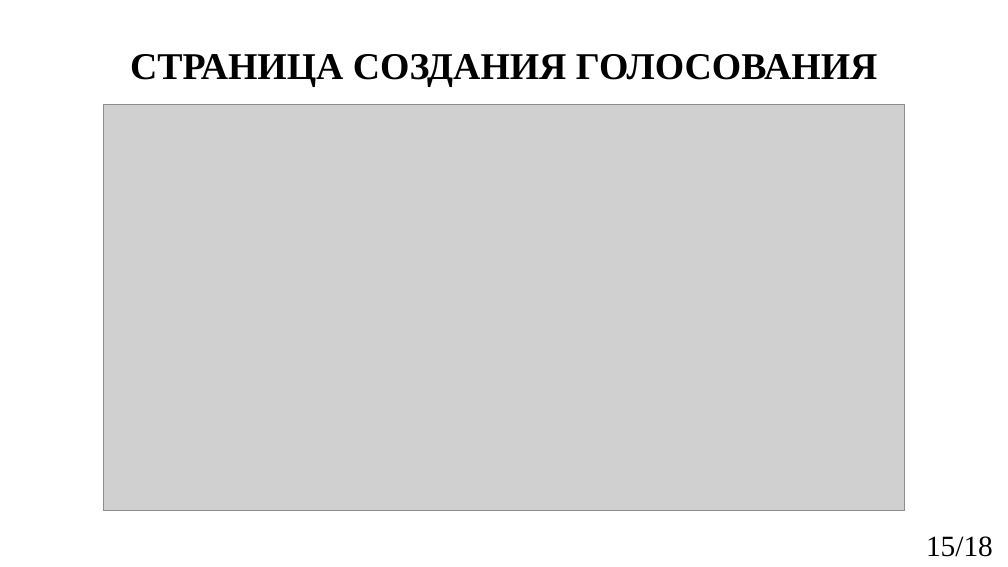
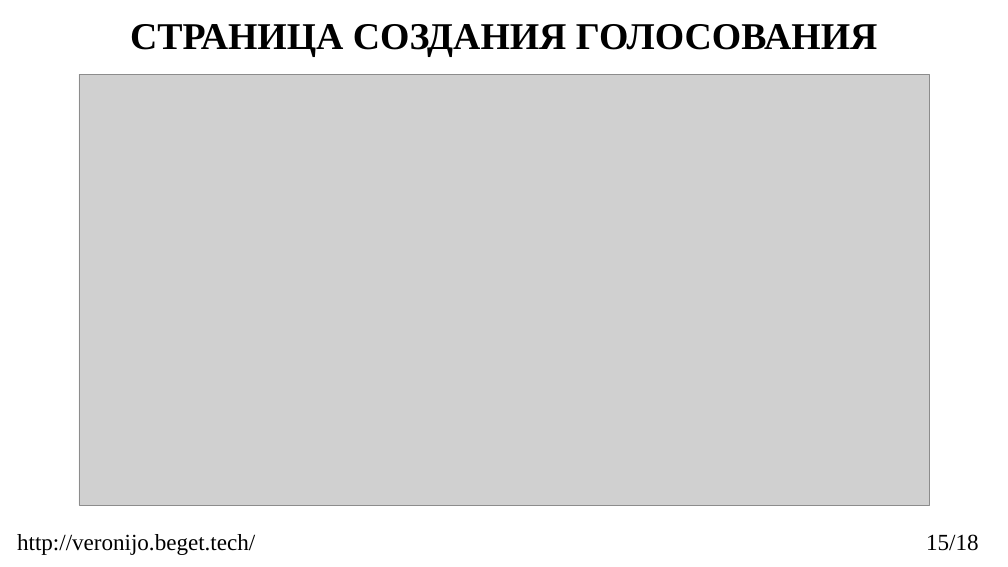
Before and after one commit to wbogatyrewa/EVoting, a slide deck: slide 15 of reports/2023_403_БогатыреваВО_slides.pptx. Drawn at 1008x567 pixels with LibreOffice and Linux fonts; fonts in the diff are those of the drawing; grey boxes stand for pictures. Boxes give left, top, right and bottom in pixels: in the first picture for what was removed or moved away, otherwise in the second. Text is boxed around its words. In the diff, an @@ line names an element or a change of style, - is before the commit and + after.

```diff
--- a/reports/2023_403_БогатыреваВО_slides.pptx
+++ b/reports/2023_403_БогатыреваВО_slides.pptx
@@ title "СТРАНИЦА СОЗДАНИЯ ГОЛОСОВАНИЯ": place and size @@
-title "СТРАНИЦА СОЗДАНИЯ ГОЛОСОВАНИЯ" at <box>130,54,877,87</box>
+title "СТРАНИЦА СОЗДАНИЯ ГОЛОСОВАНИЯ" at <box>130,24,877,57</box>
@@ picture: place and size @@
-picture at <box>104,104,905,511</box>
+picture at <box>79,74,929,505</box>
@@ text added at <box>17,534,255,555</box>, 22 pt, text #000000 @@
+http://veronijo.beget.tech/
@@ text "15/18" at <box>926,534,979,551</box>: size 28 to 22 pt @@
```
Also in this commit, not shown: 16 other slides changed, 1 other file.
